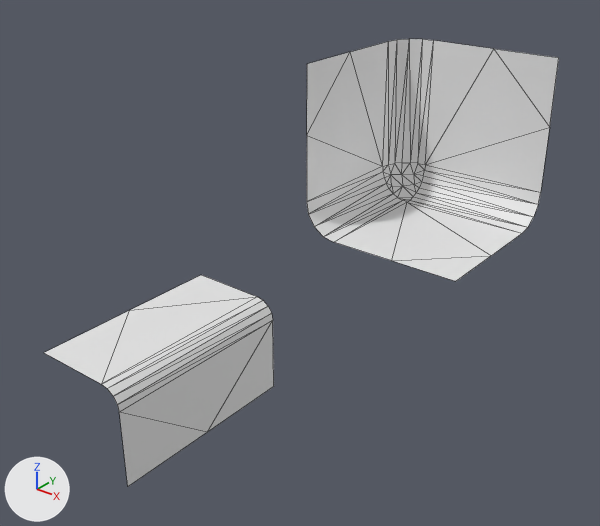
An edit to the OBJ model workshops/w6_polygonization/data/bmc/bmc_tiles/t_145.obj, drawn before and after from the same camera.
The view is the same before and after, from a camera (50 mm lens) standing at (0.949, -1.389, 0.749) and looking at (-0.004, -0.197, 0.01). Lighting does not change. The marker at lower left points along +X, +Y and +Z. Mesh edges are drawn as thin lines. Where no turn or scale is listed for an object, it has been applied to the vertices.

The first picture shows 't_145'.
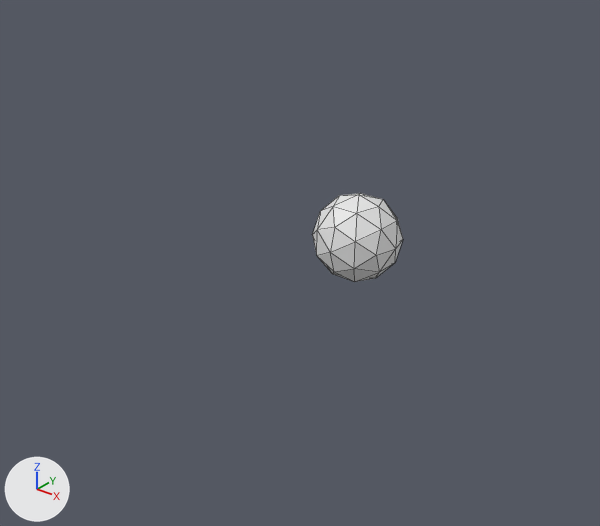
The change, as JSON lines over the scene's bpy script:
```json
{"block": "me_t_145", "where": "me_t_145.from_pydata(...)  # 68 vertices, 92 faces; spans x -0.5..0.5, y -0.5..0.0, z -0.5..0.5"}
{"block": "me_t_145", "where": "# used by ob_t_145; location = (0.0, 0.0, 0.0)"}
{"block": "me_t_145", "change": "me_t_145 part 1: a new loose piece, an icosphere of 80 faces spanning x -0.1..0.1, y -0.1..0.1, z -0.1..0.1"}
{"block": "me_t_145", "change": "me_t_145 part 2: the loose piece of 52 vertices spanning x 0.25..0.5, y -0.5..-0.25, z 0.25..0.5 is deleted"}
{"block": "me_t_145", "change": "me_t_145 part 3: the loose piece of 16 vertices spanning x -0.5..-0.25, y -0.5..0.0, z -0.5..-0.25 is deleted"}
```

Pixel boxes [x1, y1, x2, y2] of what changed, in the pictures (600 x 526 px):
```json
{"object": "t_145", "change": "reshaped", "before": [44, 39, 559, 486], "after": [312, 193, 403, 282], "on screen": "82% narrower, 80% shorter"}
{"part": 1, "of": "me_t_145", "change": "added", "after": [312, 193, 403, 282]}
{"part": 2, "of": "me_t_145", "change": "deleted", "before": [307, 39, 559, 281]}
{"part": 3, "of": "me_t_145", "change": "deleted", "before": [44, 275, 274, 486]}
```
